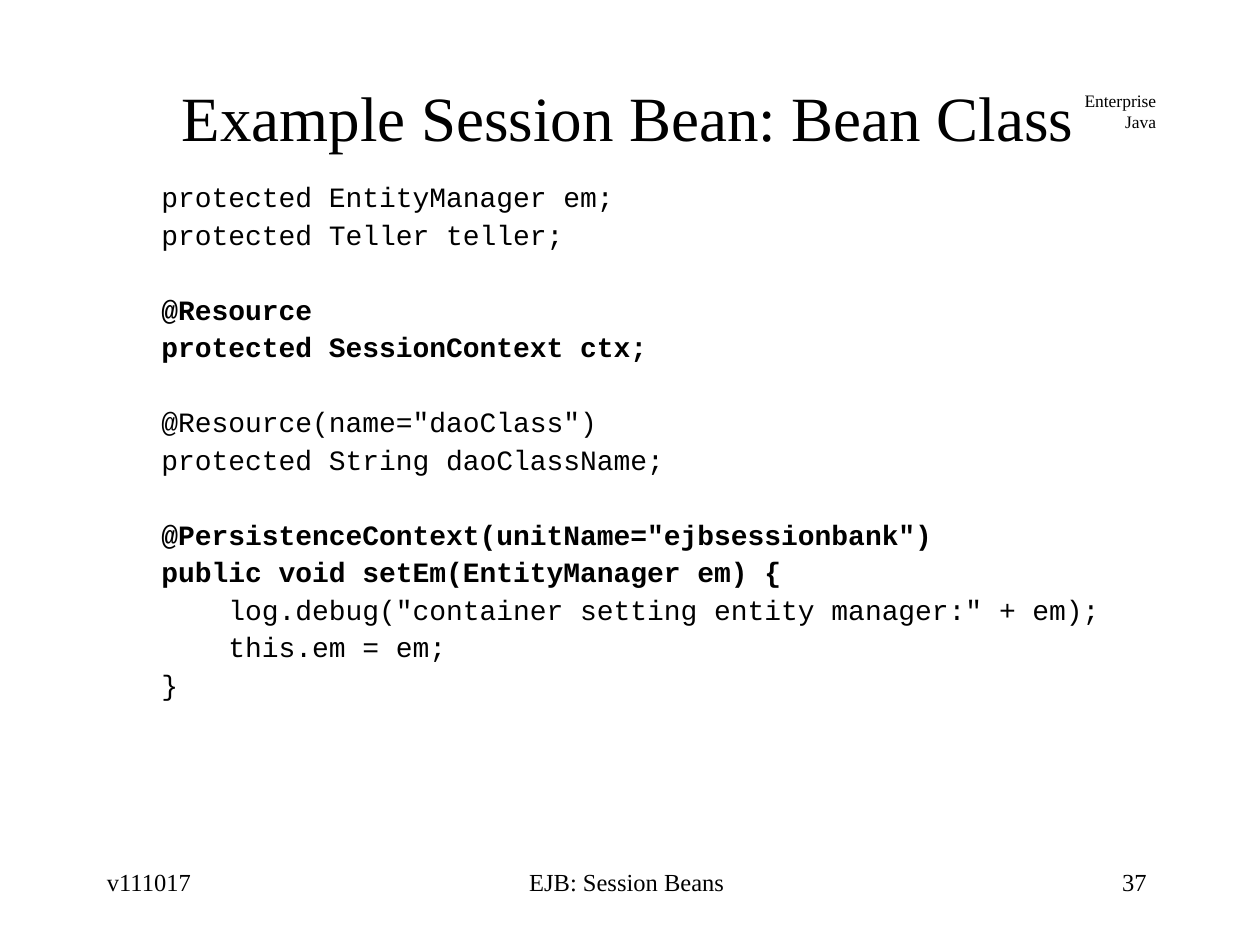
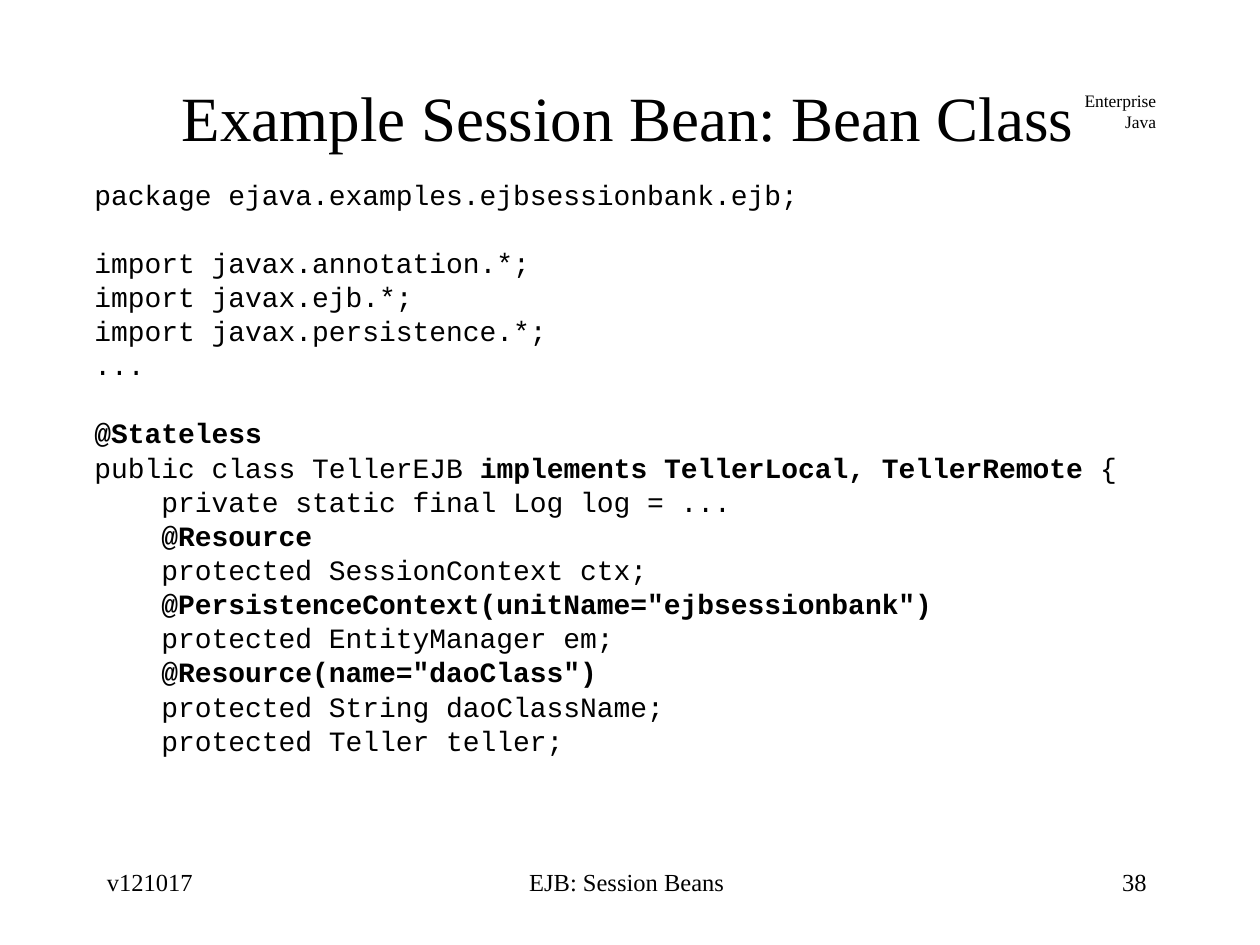
Before and after one commit to jcstaff/ejava-javaee, a slide deck: slide 38 of ejbsessionBank/src/site/resources/lectures/ejbSession.ppt (slide 37 before the commit). Drawn at 1260x945 pixels with LibreOffice and Linux fonts; fonts in the diff are those of the drawing. Boxes give left, top, right and bottom in pixels: in the first picture for what was removed or moved away, otherwise in the second. Text is boxed around its words. In the diff, an @@ line names an element or a change of style, - is before the commit and + after.

```diff
--- a/ejbsessionBank/src/site/resources/lectures/ejbSession.ppt
+++ b/ejbsessionBank/src/site/resources/lectures/ejbSession.ppt
@@ text at box(94, 185, 1083, 518): text changed @@
-protected EntityManager em;
-protected Teller teller;
+package ejava.examples.ejbsessionbank.ejb;
+import javax.annotation.*;
+import javax.ejb.*;
+import javax.persistence.*;
+...
+@Stateless
+public class TellerEJB implements TellerLocal, TellerRemote {
+private static final Log log = ...
@@ text at box(161, 526, 664, 723): bold off in "protected SessionContext ctx;"; bold on in "@Resource(name="daoClass")"; line spacing 0.7 to 0.6 @@
@@ text at box(161, 594, 932, 654): paragraphs added @@
+@PersistenceContext(unitName="ejbsessionbank")
+protected EntityManager em;
@@ text at box(161, 731, 563, 757): text changed; bold off @@
-@PersistenceContext(unitName="ejbsessionbank")
-public void setEm(EntityManager em) {
-log.debug("container setting entity manager:" + em);
-this.em = em;
-}
+protected Teller teller;
@@ text at box(107, 874, 193, 892): text changed @@
-v111017
+v121017
@@ page number at box(1122, 874, 1147, 892): text changed @@
-37
+38
```
Also in this commit, not shown: 56 other slides changed, 17 slides added, 20 slides removed, 3 other files.
